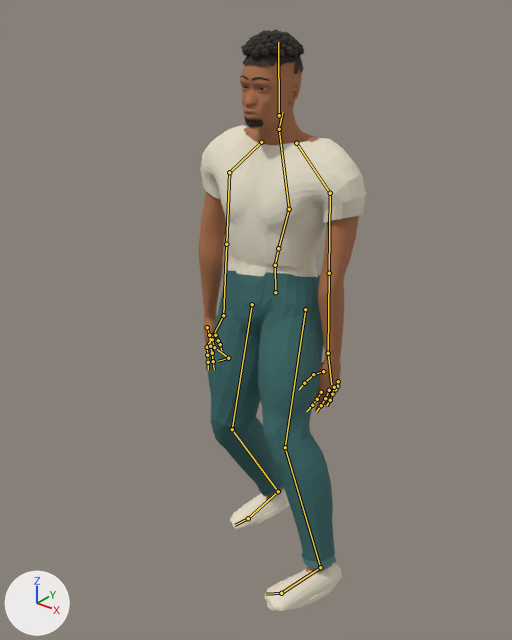
The Blender file assets-src/reference-character/reference_character.blend, before and after one commit.
Camera for both pictures: a 50 mm camera at (1.291, -1.733, 1.985) aimed at (-0.002, -0.117, 0.983). The lights are fixed; the arrows at lower left show +X, +Y and +Z. The first picture is the older version. Both versions are drawn at frame 18 of the action 'TurnRight'; the numbers are the values there. The bones that bend it are drawn over the model as lines.

Names of what the first picture shows: 'Reference_Character'.
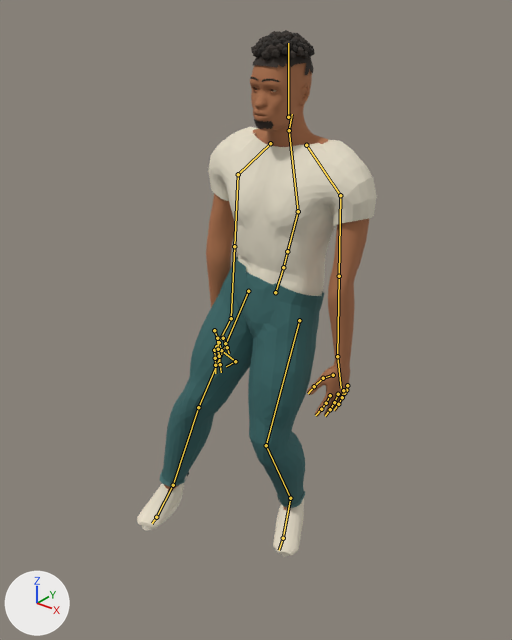
Diff of the bpy script that builds the scene:
```diff
--- a/assets-src/reference-character/reference_character.blend.py
+++ b/assets-src/reference-character/reference_character.blend.py
@@ bone_mixamorig_hips @@
 bone_mixamorig_hips = bpy.data.objects['Reference_Rig'].pose.bones['mixamorig:Hips']
-bone_mixamorig_hips.rotation_quaternion = (0.981, -0.165, 0.007, 0.101)  # degrees (-19, 3, 11)
+bone_mixamorig_hips.rotation_quaternion = (0.981, -0.17, -0.014, -0.093)  # degrees (-19, -3, -10)
@@ bone_mixamorig_leftupleg @@
 bone_mixamorig_leftupleg = bpy.data.objects['Reference_Rig'].pose.bones['mixamorig:LeftUpLeg']  # child of 'mixamorig:Hips'
-bone_mixamorig_leftupleg.rotation_quaternion = (0.985, 0.03, 0.165, -0.045)  # degrees (3, 19, -5)
+bone_mixamorig_leftupleg.rotation_quaternion = (0.997, -0.043, -0.051, 0.031)  # degrees (-5, -6, 4)
@@ bone_mixamorig_leftleg @@
 bone_mixamorig_leftleg = bpy.data.objects['Reference_Rig'].pose.bones['mixamorig:LeftLeg']  # child of 'mixamorig:LeftUpLeg'
-bone_mixamorig_leftleg.rotation_quaternion = (0.982, -0.18, 0.01, -0.052)  # degrees (-21, 0, -6)
+bone_mixamorig_leftleg.rotation_quaternion = (0.935, -0.347, 0.013, -0.07)  # degrees (-41, -1, -8)
@@ bone_mixamorig_leftfoot @@
 bone_mixamorig_leftfoot = bpy.data.objects['Reference_Rig'].pose.bones['mixamorig:LeftFoot']  # child of 'mixamorig:LeftLeg'
-bone_mixamorig_leftfoot.rotation_quaternion = (0.989, 0.096, -0.111, -0.011)  # degrees (11, -13, -2)
+bone_mixamorig_leftfoot.rotation_quaternion = (0.976, 0.057, -0.102, 0.183)  # degrees (4, -13, 21)
@@ bone_mixamorig_rightupleg @@
 bone_mixamorig_rightupleg = bpy.data.objects['Reference_Rig'].pose.bones['mixamorig:RightUpLeg']  # child of 'mixamorig:Hips'
-bone_mixamorig_rightupleg.rotation_quaternion = (0.997, -0.043, 0.051, -0.031)  # degrees (-5, 6, -4)
+bone_mixamorig_rightupleg.rotation_quaternion = (0.985, 0.03, -0.165, 0.045)  # degrees (3, -19, 5)
@@ bone_mixamorig_rightleg @@
 bone_mixamorig_rightleg = bpy.data.objects['Reference_Rig'].pose.bones['mixamorig:RightLeg']  # child of 'mixamorig:RightUpLeg'
-bone_mixamorig_rightleg.rotation_quaternion = (0.935, -0.347, -0.013, 0.07)  # degrees (-41, 1, 8)
+bone_mixamorig_rightleg.rotation_quaternion = (0.982, -0.18, -0.01, 0.052)  # degrees (-21, 0, 6)
@@ bone_mixamorig_rightfoot @@
 bone_mixamorig_rightfoot = bpy.data.objects['Reference_Rig'].pose.bones['mixamorig:RightFoot']  # child of 'mixamorig:RightLeg'
-bone_mixamorig_rightfoot.rotation_quaternion = (0.976, -0.017, 0.102, -0.191)  # degrees (-4, 11, -23)
+bone_mixamorig_rightfoot.rotation_quaternion = (0.989, 0.093, 0.111, -0.026)  # degrees (10, 13, -2)
@@ bone_mixamorig_spine @@
 bone_mixamorig_spine = bpy.data.objects['Reference_Rig'].pose.bones['mixamorig:Spine']  # child of 'mixamorig:Hips'
-bone_mixamorig_spine.rotation_quaternion = (0.981, 0.167, 0.039, -0.091)  # degrees (19, 6, -10)
+bone_mixamorig_spine.rotation_quaternion = (0.981, 0.168, -0.039, 0.089)  # degrees (19, -6, 9)
@@ bone_mixamorig_lefthandring3 @@
 bone_mixamorig_lefthandring3 = bpy.data.objects['Reference_Rig'].pose.bones['mixamorig:LeftHandRing3']  # child of 'mixamorig:LeftHandRing2'
-bone_mixamorig_lefthandring3.rotation_quaternion = (0.997, -0.023, 0.063, -0.034)  # degrees (-3, 7, -4)
+bone_mixamorig_lefthandring3.rotation_quaternion = (0.997, 0.075, 0.0, 0.008)  # degrees (9, 0, 1)
@@ bone_mixamorig_righthandring3 @@
 bone_mixamorig_righthandring3 = bpy.data.objects['Reference_Rig'].pose.bones['mixamorig:RightHandRing3']  # child of 'mixamorig:RightHandRing2'
-bone_mixamorig_righthandring3.rotation_quaternion = (0.997, -0.03, 0.052, 0.045)  # degrees (-3, 6, 5)
+bone_mixamorig_righthandring3.rotation_quaternion = (0.997, -0.034, 0.0, -0.067)  # degrees (-4, 0, -8)
```

Location of each change, [x1, y1, x2, y2] in pixels of the pictures (512 x 640 px):
'Reference_Character', posed (43% wider, 9% shorter): before [198, 29, 366, 611]; after [137, 30, 377, 557]
bone 'mixamorig:Hips', root to tip: before (275, 292) to (275, 265); after (275, 292) to (283, 267)
bone 'mixamorig:LeftUpLeg', root to tip: before (305, 309) to (285, 447); after (299, 320) to (266, 445)
bone 'mixamorig:LeftLeg', root to tip: before (285, 447) to (320, 567); after (266, 445) to (290, 498)
bone 'mixamorig:LeftFoot', root to tip: before (320, 567) to (281, 593); after (290, 498) to (283, 538)
bone 'mixamorig:RightUpLeg', root to tip: before (252, 304) to (232, 429); after (248, 291) to (198, 407)
bone 'mixamorig:RightLeg', root to tip: before (232, 429) to (278, 491); after (198, 407) to (173, 485)
bone 'mixamorig:RightFoot', root to tip: before (278, 491) to (248, 518); after (173, 485) to (156, 517)
bone 'mixamorig:Spine', root to tip: before (275, 265) to (278, 248); after (283, 267) to (287, 251)
bone 'mixamorig:LeftHandRing3', root to tip: before (330, 400) to (326, 405); after (338, 404) to (334, 410)
bone 'mixamorig:RightHandRing3', root to tip: before (228, 358) to (218, 361); after (235, 361) to (226, 366)
